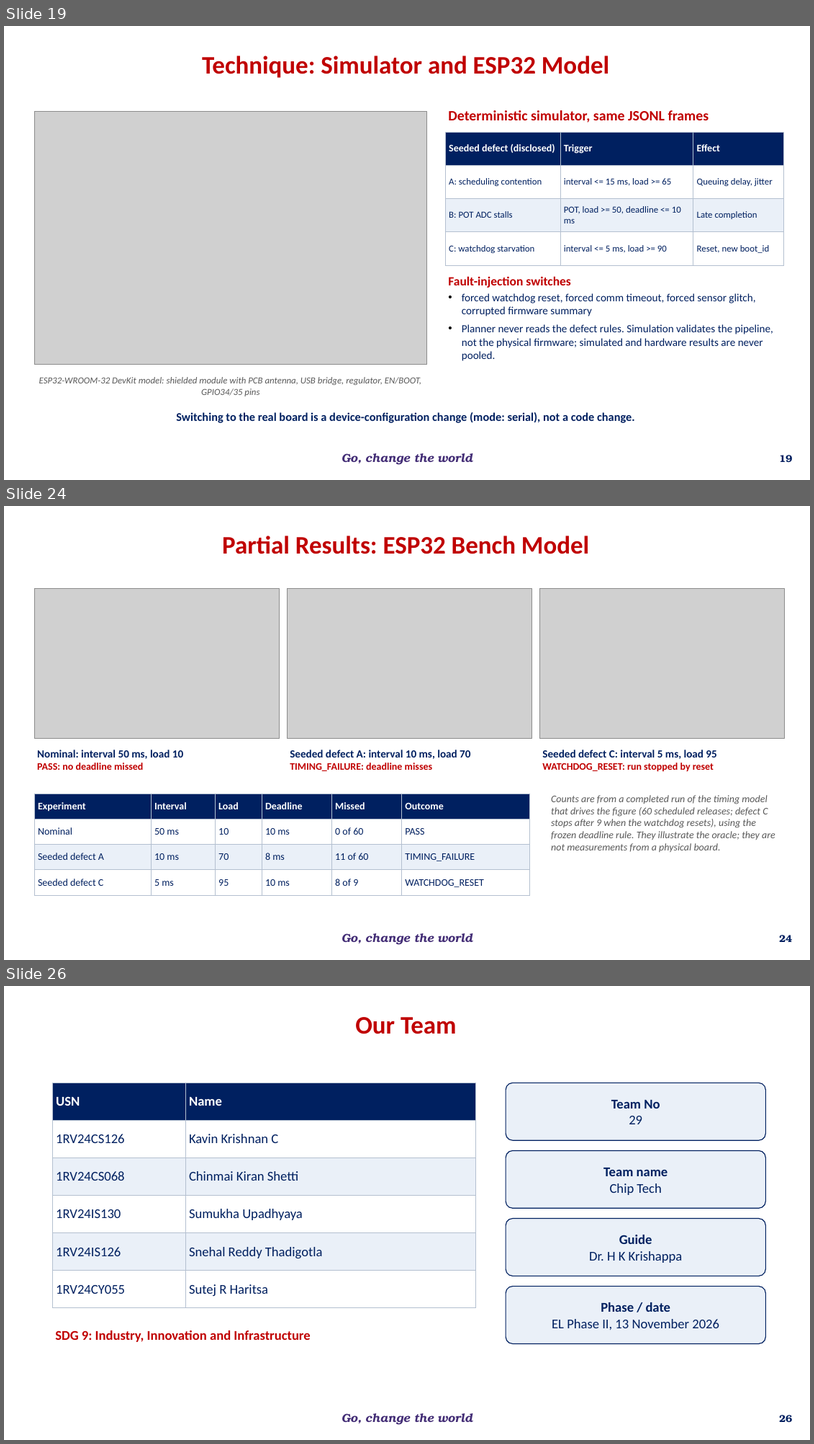
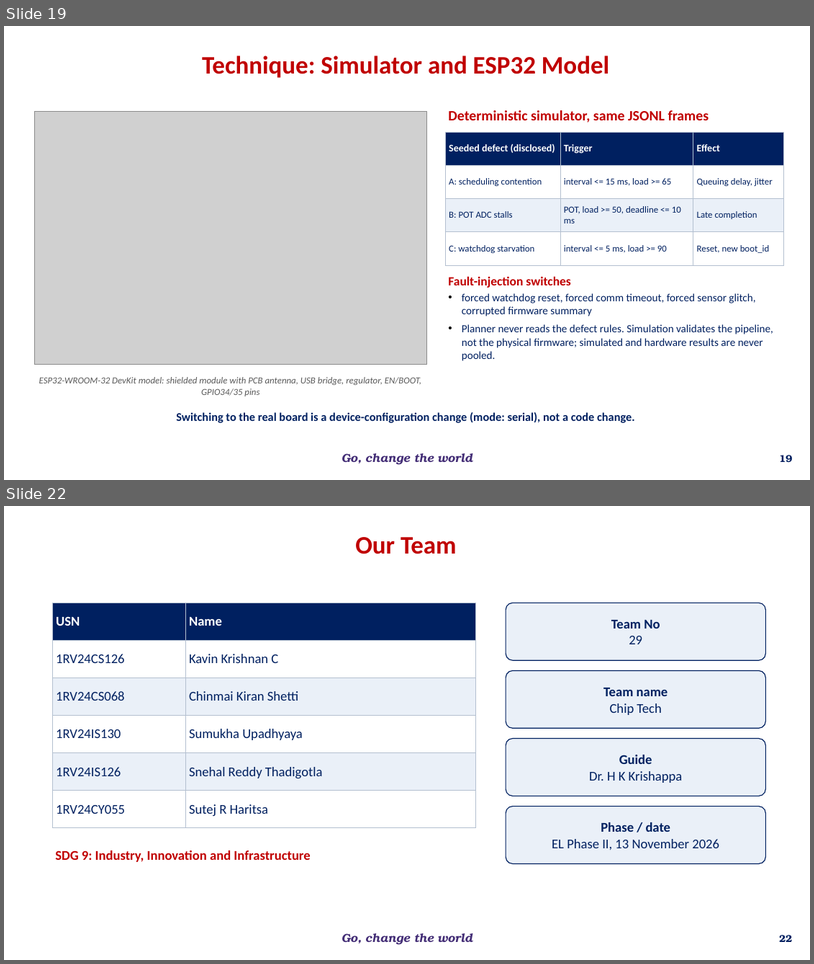
Before and after one commit to overclocked-2124/ChipCheck, a slide deck: docs/presentation/AI-Driven Adaptive Physical Testing for Embedded Systems - Phase 2.pptx. Shown one above the other, each under a label of ours: slides 19, 24 and 26 before the commit, slides 19 and 22 after it; the slides between them are not shown. The pictures are 814x1444 and 814x964 pixels, drawn with LibreOffice and Linux fonts; fonts in the diff are those of the drawing; grey boxes stand for pictures; background and template pictures are left out. Boxes give left, top, right and bottom in pixels: in the first picture for what was removed or moved away, otherwise in the second. Text is boxed around its words. In the diff, an @@ line names an element or a change of style, - is before the commit and + after.

```diff
--- a/docs/presentation/AI-Driven Adaptive Physical Testing for Embedded Systems - Phase 2.pptx
+++ b/docs/presentation/AI-Driven Adaptive Physical Testing for Embedded Systems - Phase 2.pptx
@@ slide 24 removed at (4,506,810,960), background #FFFFFF; not listed: 1 template element that a slide beside it also shows @@
@@ text removed at (222,536,589,554) @@
-Partial Results: ESP32 Bench Model
@@ picture removed at (34,588,279,739) @@
@@ picture removed at (287,588,532,739) @@
@@ picture removed at (540,588,785,739) @@
@@ text removed at (37,749,183,770) @@
-Nominal: interval 50 ms, load 10
-PASS: no deadline missed
@@ text removed at (290,749,471,771) @@
-Seeded defect A: interval 10 ms, load 70
-TIMING_FAILURE: deadline misses
@@ text removed at (543,749,717,772) @@
-Seeded defect C: interval 5 ms, load 95
-WATCHDOG_RESET: run stopped by reset
@@ table removed at (34,793,530,895), 4 rows, 6 columns @@
-Experiment | Interval | Load | Deadline | Missed | Outcome
-Nominal | 50 ms | 10 | 10 ms | 0 of 60 | PASS
-Seeded defect A | 10 ms | 70 | 8 ms | 11 of 60 | TIMING_FAILURE
-Seeded defect C | 5 ms | 95 | 10 ms | 8 of 9 | WATCHDOG_RESET
@@ text removed at (551,795,776,852) @@
-Counts are from a completed run of the timing model that drives the figure (60 scheduled releases; defect C stops after 9 when the watchdog resets), using the frozen deadline rule. They illustrate the oracle; they are not measurements from a physical board.
@@ page number removed at (779,934,792,942) @@
-24
@@ what was slide 26 is now slide 22 @@
@@ page number at (779,934,792,942): text changed @@
-26
+22
```
Also in this commit, not shown: 1 slide changed, 2 slides added, 5 other slides removed.
